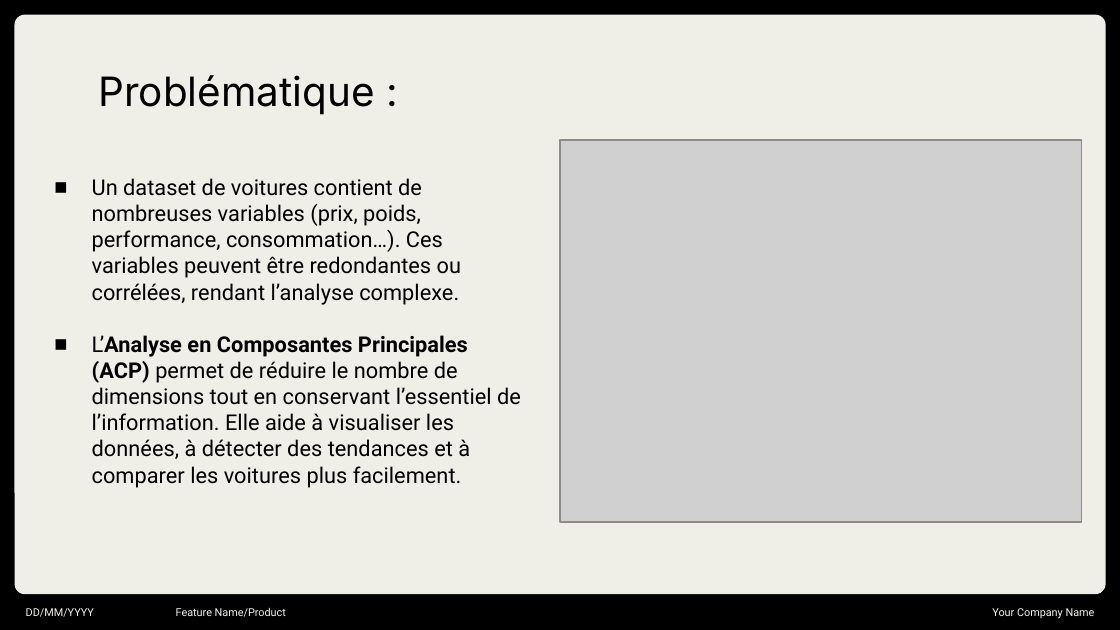
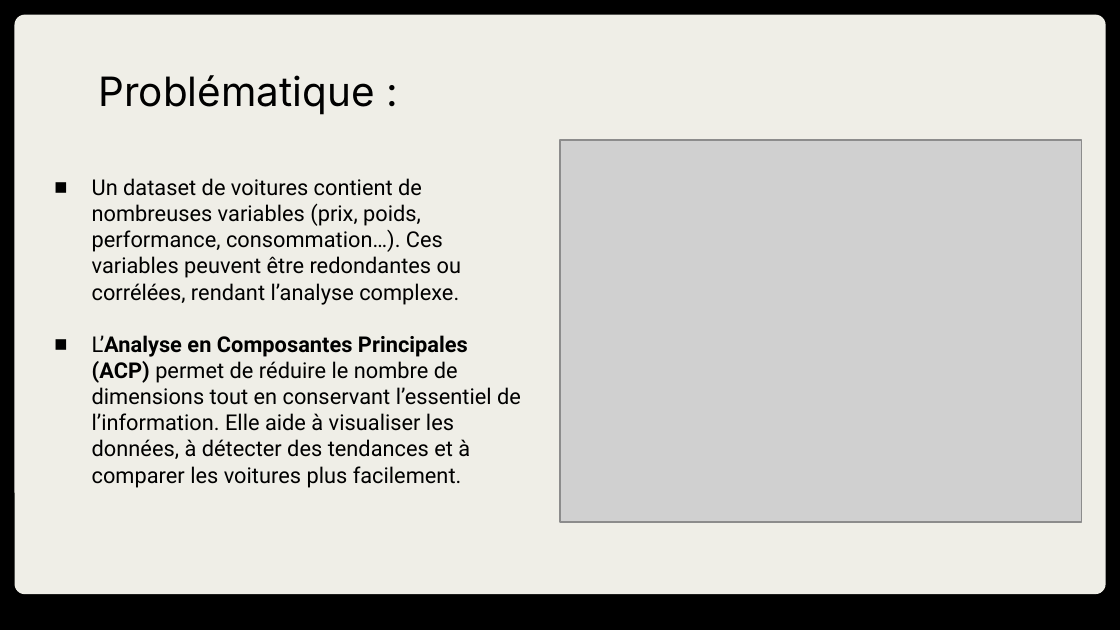
Before and after one commit to nizarover/Projet-Data-Analyst, a slide deck: slide 4 of Projects/Data Analyst/Presentation ACP.pptx. Drawn at 1120x630 pixels with LibreOffice and Linux fonts; fonts in the diff are those of the drawing; grey boxes stand for pictures. Boxes give left, top, right and bottom in pixels: in the first picture for what was removed or moved away, otherwise in the second. Text is boxed around its words. In the diff, an @@ line names an element or a change of style, - is before the commit and + after.

```diff
--- a/Projects/Data Analyst/Presentation ACP.pptx
+++ b/Projects/Data Analyst/Presentation ACP.pptx
@@ text removed at [26,608,94,617] @@
-DD/MM/YYYY
@@ text removed at [176,608,286,617] @@
-Feature Name/Product
@@ text removed at [992,608,1095,619] @@
-Your Company Name
```
Also in this commit, not shown: 6 other slides changed, 8 slides added, 3 other files.
